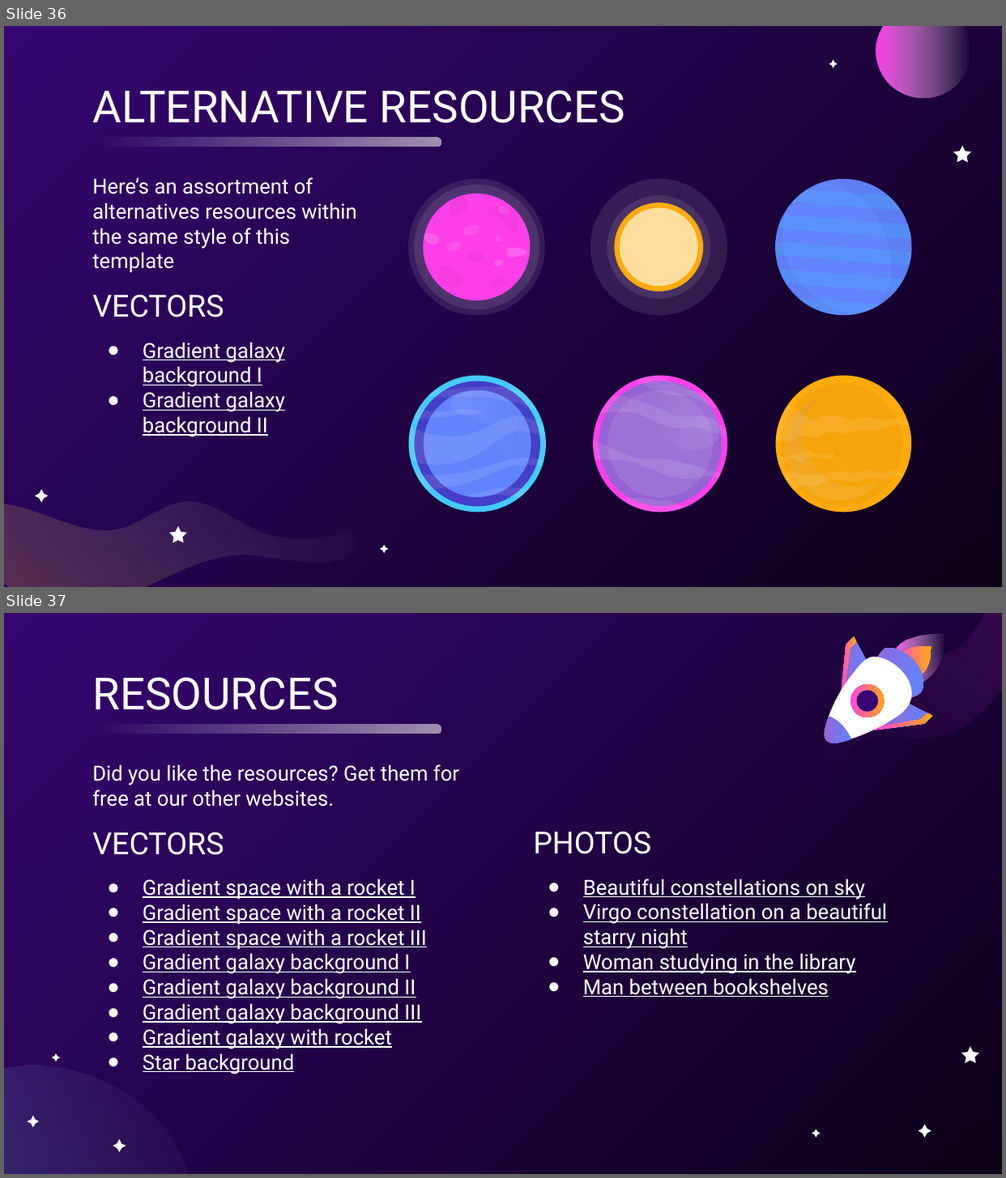
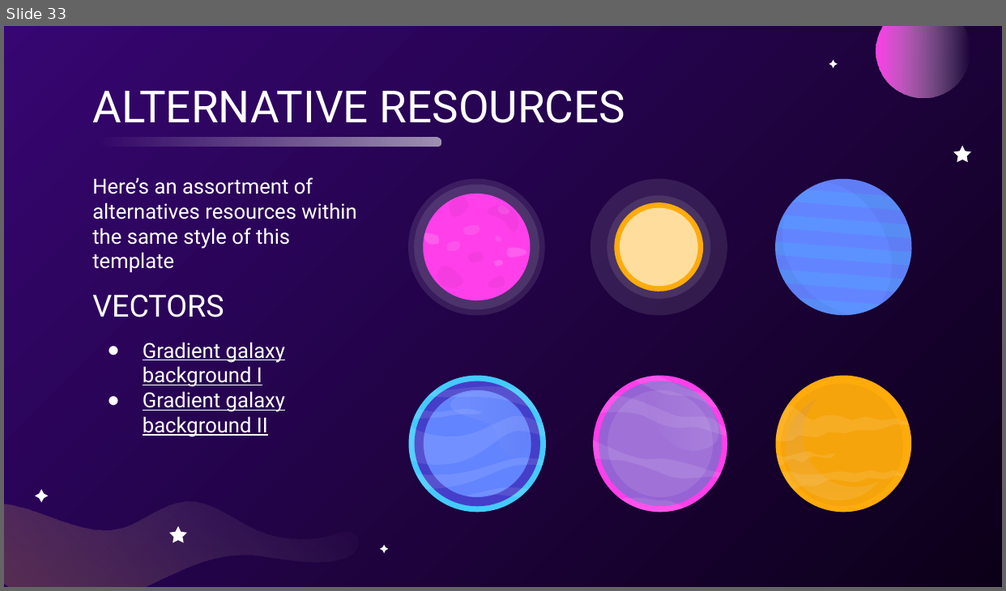
Before and after one commit to usedgenes/Rocketry-Curriculum, a slide deck: Beginner/Powerpoint Template.pptx. Shown one above the other, each under a label of ours: slides 36 and 37 before the commit, slide 33 after it. The pictures are 1006x1178 and 1006x591 pixels, drawn with LibreOffice and Linux fonts; fonts in the diff are those of the drawing. Boxes give left, top, right and bottom in pixels: in the first picture for what was removed or moved away, otherwise in the second. Text is boxed around its words. In the diff, an @@ line names an element or a change of style, - is before the commit and + after.

```diff
--- a/Beginner/Powerpoint Template.pptx
+++ b/Beginner/Powerpoint Template.pptx
@@ slide 37 removed at (4, 613, 1002, 1174), background gradient #0C0019 to #370672 @@
@@ freeform shape removed at (753, 613, 1002, 820) @@
@@ title removed at (92, 677, 338, 710) @@
-RESOURCES
@@ group removed at (823, 633, 945, 745): 11 freeform shapes @@
@@ rounded rectangle removed at (94, 725, 441, 734) @@
@@ text removed at (92, 764, 459, 1075) @@
-Did you like the resources? Get them for free at our other websites.
-VECTORS
-● Gradient space with a rocket I
-● Gradient space with a rocket II
-● Gradient space with a rocket III
-● Gradient galaxy background I
-● Gradient galaxy background II
-● Gradient galaxy background III
-● Gradient galaxy with rocket
-● Star background
@@ text removed at (533, 832, 887, 997) @@
-PHOTOS
-● Beautiful constellations on sky
-● Virgo constellation on a beautiful starry night
-● Woman studying in the library
-● Man between bookshelves
@@ freeform shape removed at (4, 1005, 223, 1174) @@
@@ group removed at (27, 1047, 979, 1152): 6 freeform shapes @@
@@ what was slide 36 is now slide 33 @@
```
Also in this commit, not shown: 3 other slides removed, 7 other files.
